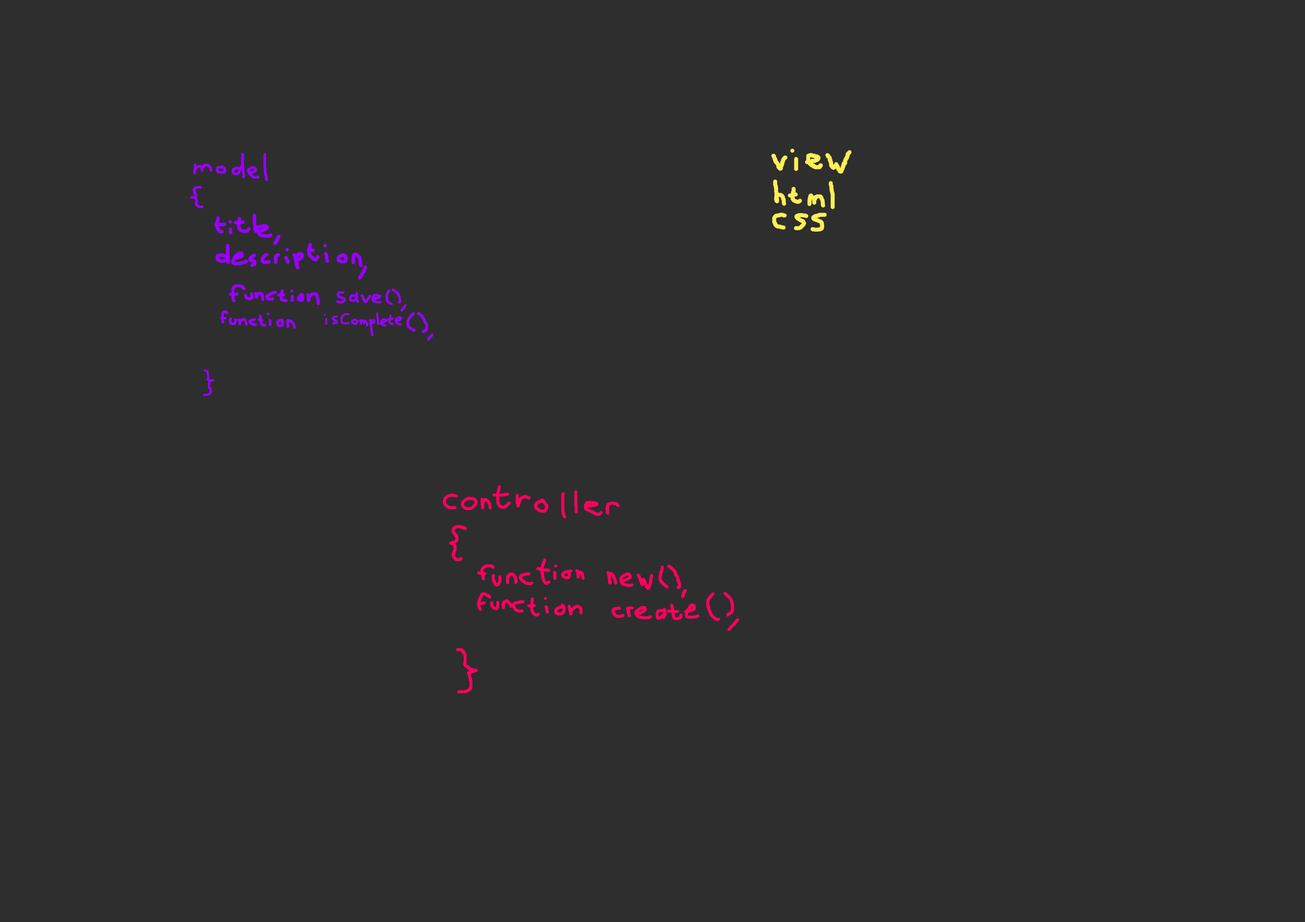
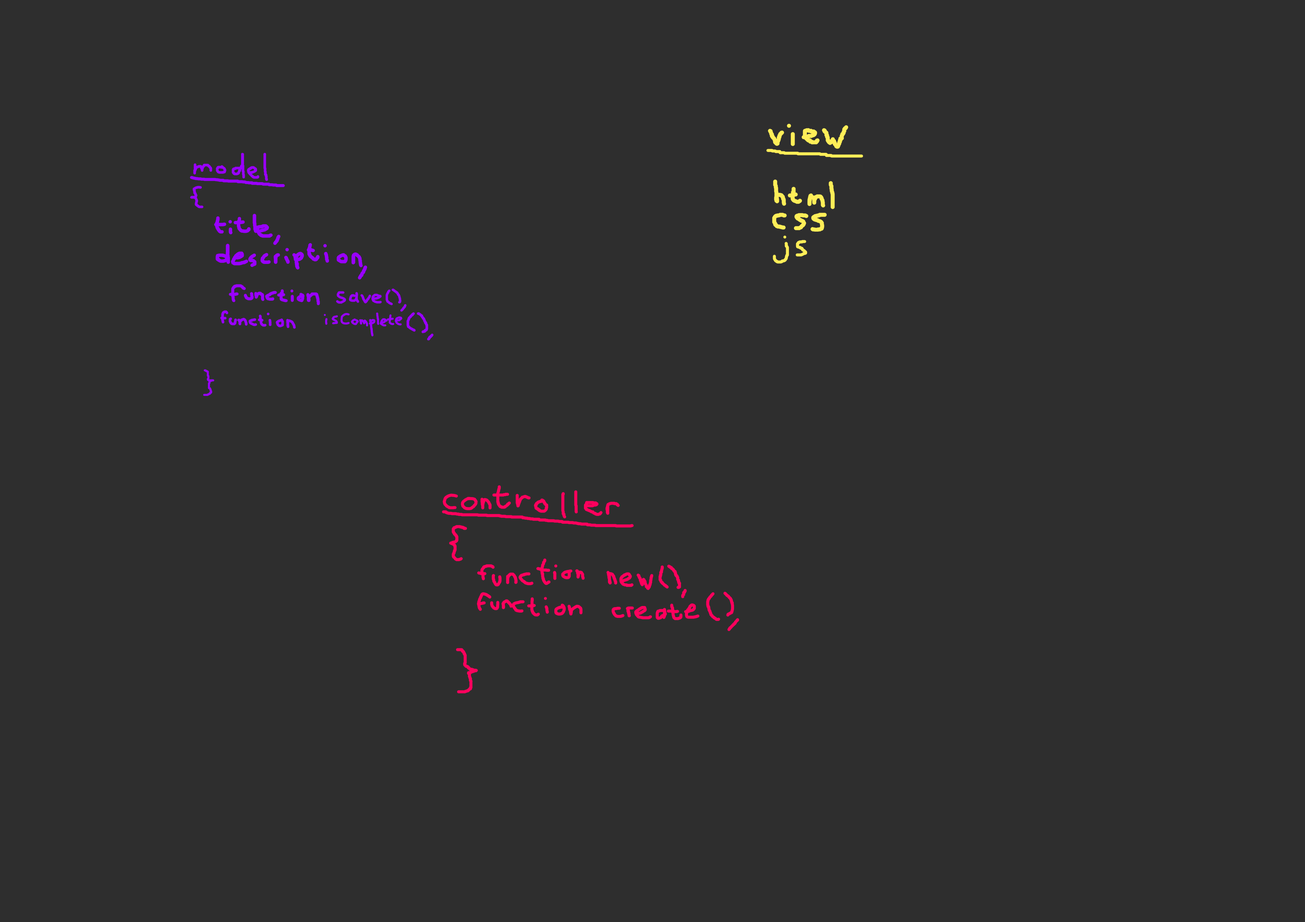
Layered file, before and after one edit (1305x922). Changes by layer:
painted on "Paint Layer 4" over [766, 123, 864, 264]
painted on "Paint Layer 3" over [189, 142, 857, 264]
painted on "Paint Layer 2" over [441, 510, 634, 528]
